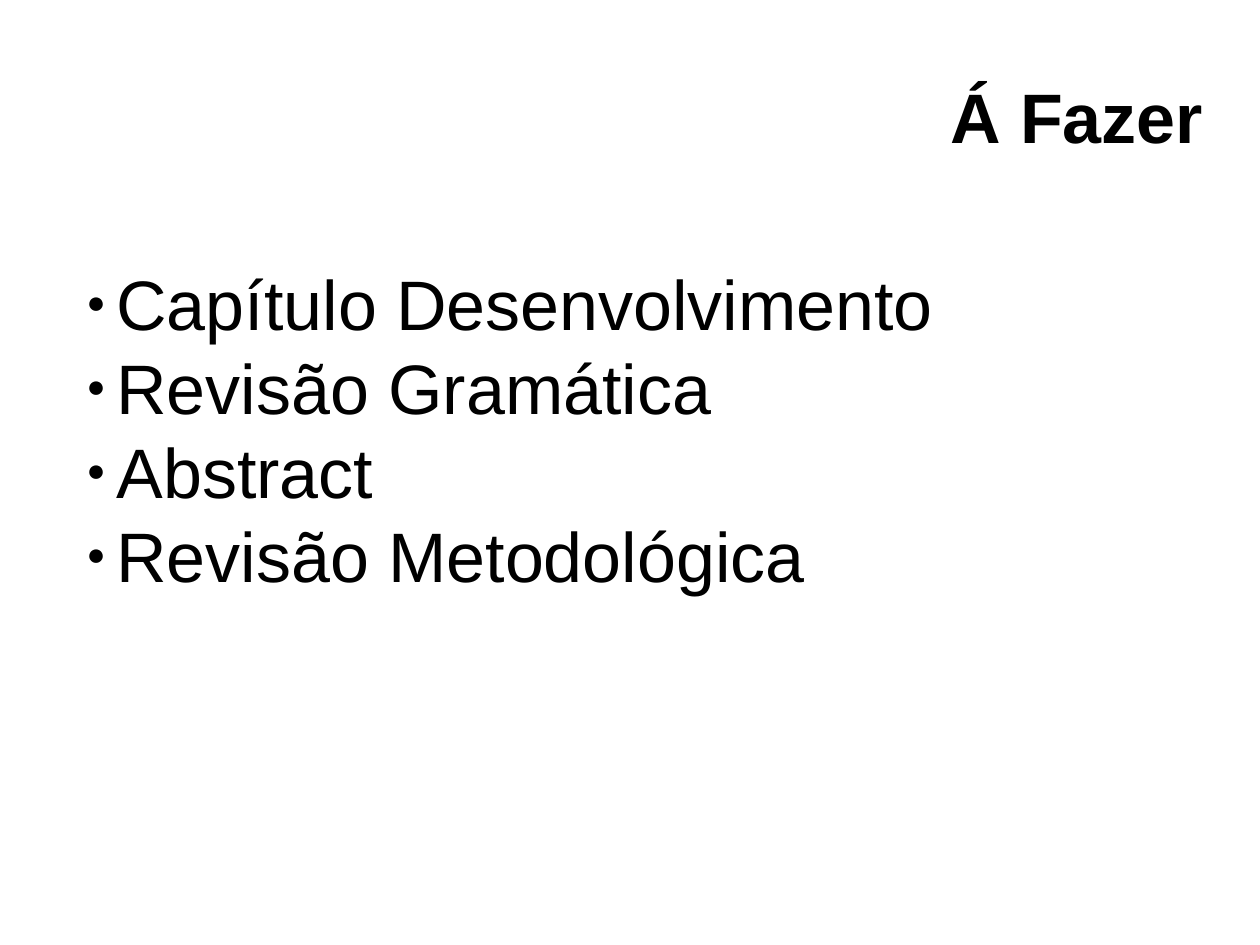
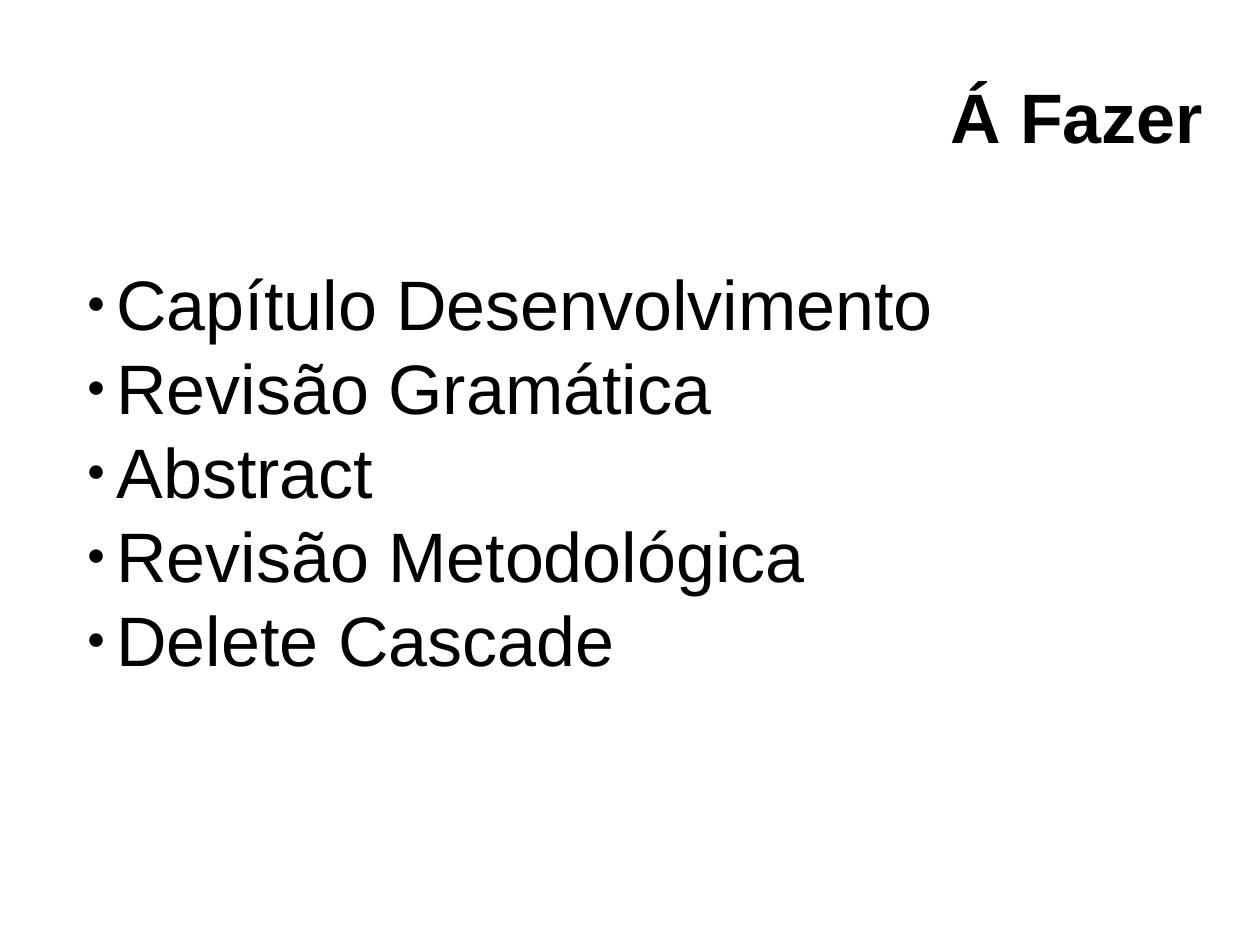
Before and after one commit to clairton/crh, a slide deck: slide 9 of slides.odp. Drawn at 1260x945 pixels with LibreOffice and Linux fonts; fonts in the diff are those of the drawing; background and template pictures are left out. Boxes give left, top, right and bottom in pixels: in the first picture for what was removed or moved away, otherwise in the second. Text is boxed around its words. In the diff, an @@ line names an element or a change of style, - is before the commit and + after.

```diff
--- a/slides.odp
+++ b/slides.odp
@@ text at (x1=116, y1=615, x2=614, y2=667): paragraph added @@
+● Delete Cascade
```
Also in this commit, not shown: 1 other slide changed.
